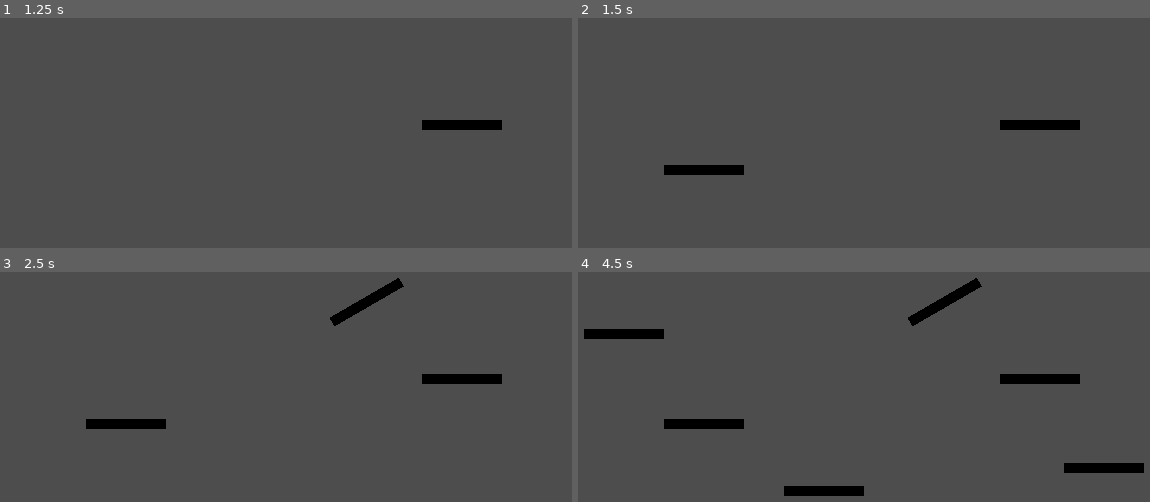
Above: before the commit, frames 1-4 (two rows, left to right).
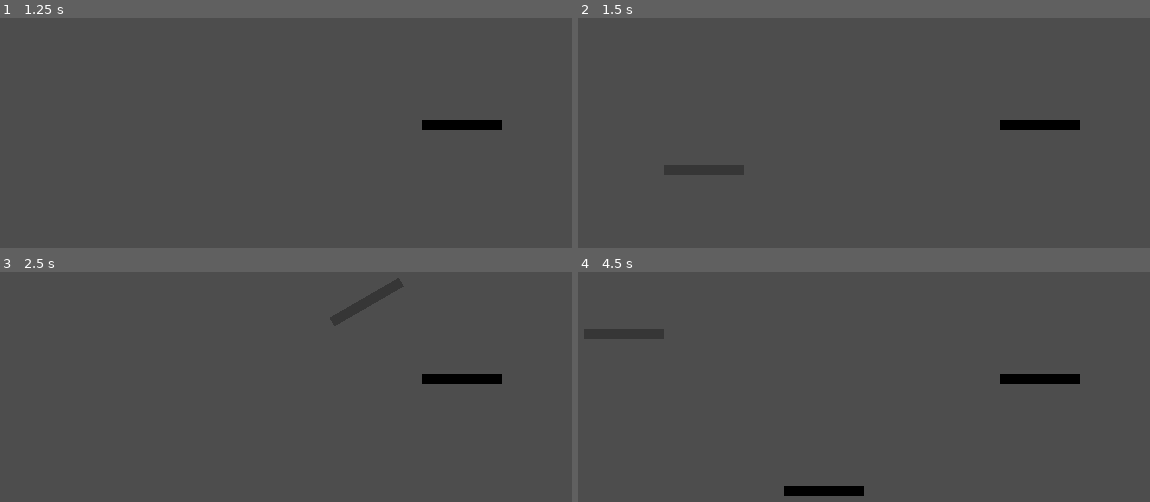
Above: after the commit, the same moments.

Repository: Silver-Ink/GameJamAirConditionner
Game: Godot game, scene res://Game.tscn
Two runs of this game, one before a commit and one after it. Both use one fixed random seed, a clock stepped at 60 frames per second and the inputs below.
Inputs (mouse positions are in pixels of both pictures, inside the frame that each line leads up to):
- Up to frame 1 (1.25 s): tap Enter (ui_accept) at 0.5, 0.77 s; move the mouse to (463, 123) at 0.52 s; hold Right (ui_right) from 0.53 s (still down); click (463, 123) at 0.6 s
- Up to frame 2 (1.5 s): keep holding Right (ui_right); tap Enter (ui_accept) at 1.25 s; move the mouse to (703, 167) at 1.27 s; click (703, 167) at 1.35 s
- Up to frame 3 (2.5 s): tap Enter (ui_accept) at 1.52, 2 s; move the mouse to (366, 301) at 2.02 s; release Right (ui_right) at 2.03 s; hold Left (ui_left) from 2.03 s (still down); tap Mouse wheel up (rotate_wall_left) at 2.1 s; click (366, 301) at 2.3 s
- Up to frame 4 (4.5 s): tap Enter (ui_accept) at 2.75, 3.02, 3.5, 3.77, 4.25 s; move the mouse to (823, 490) at 2.77 s; release Left (ui_left) at 2.78 s; hold Right (ui_right) 2.78-4.28 s; tap Mouse wheel down (rotate_wall_right) at 2.85 s; click (823, 490) at 3.05 s; move the mouse to (1104, 467) at 3.52 s; click (1104, 467) at 3.6 s; move the mouse to (623, 331) at 4.27 s; hold Left (ui_left) from 4.28 s (still down); click (623, 331) at 4.35 s

Frame 1 is identical in both runs. In frame 2, 0.6% of the frame differs, in the area x 15-30%, y 63-69%; in frame 3, 1.2%; in frame 4, 2.4%, in the area x 1-99%, y 2-88%.

Commit message:
feat: Add cooldown on wall placement

Diff:
--- a/wall_placer.gd
+++ b/wall_placer.gd
@@ -2,12 +2,14 @@
 
 const _wall_rotation_possible_positions := 12
 const _wall_life_time := 10
+const _wall_place_cooldown := 2
 
 var _preview_wall : Wall
 var _wall_container : Node2D
 var _level_camera : Camera2D
 
 var _can_place_wall : bool = true
+var _is_place_in_cooldown : bool = false
 
 var SC_wall_straight := preload("res://WallStraight.tscn")
 
@@ -42,19 +44,37 @@
 		_preview_wall.rotation += rotate_preview_direction * ((2*PI) / _wall_rotation_possible_positions)
 
 func _place_wall():
-	if (not _can_place_wall):
+	if ((not _can_place_wall) or _is_place_in_cooldown):
 		return
 
+	# Create wall instance
 	var new_wall := SC_wall_straight.instantiate()
 	new_wall.position = _preview_wall.position
 	new_wall.rotation = _preview_wall.rotation
 	_wall_container.add_child(new_wall)
 	new_wall.get_tree().create_timer(_wall_life_time).timeout.connect(new_wall.initiate_wall_destroy)
 
+	# Initiate cooldown on wall place
+	_handle_placing_cooldown(true)
+	get_tree().create_timer(_wall_place_cooldown).timeout.connect(_handle_placing_cooldown.bind(false))
+
 func _handle_wall_placeable(is_placeable : bool):
+	_can_place_wall = is_placeable
+
+	if (_is_place_in_cooldown):
+		return # Cooldown effects override impossible placement effects
+
 	if (is_placeable):
 		_preview_wall.modulate = Color(1,1,1,1)
 		_can_place_wall = true
 	else:
 		_preview_wall.modulate = Color(1,0,0,1)
 		_can_place_wall = false
+
+func _handle_placing_cooldown(is_in_cooldown : bool):
+	_is_place_in_cooldown = is_in_cooldown
+
+	if (is_in_cooldown):
+		_preview_wall.modulate = Color(1,1,0,1)
+	else:
+		_handle_wall_placeable(_can_place_wall) # If there's no cooldown, check if there's impossible placement
